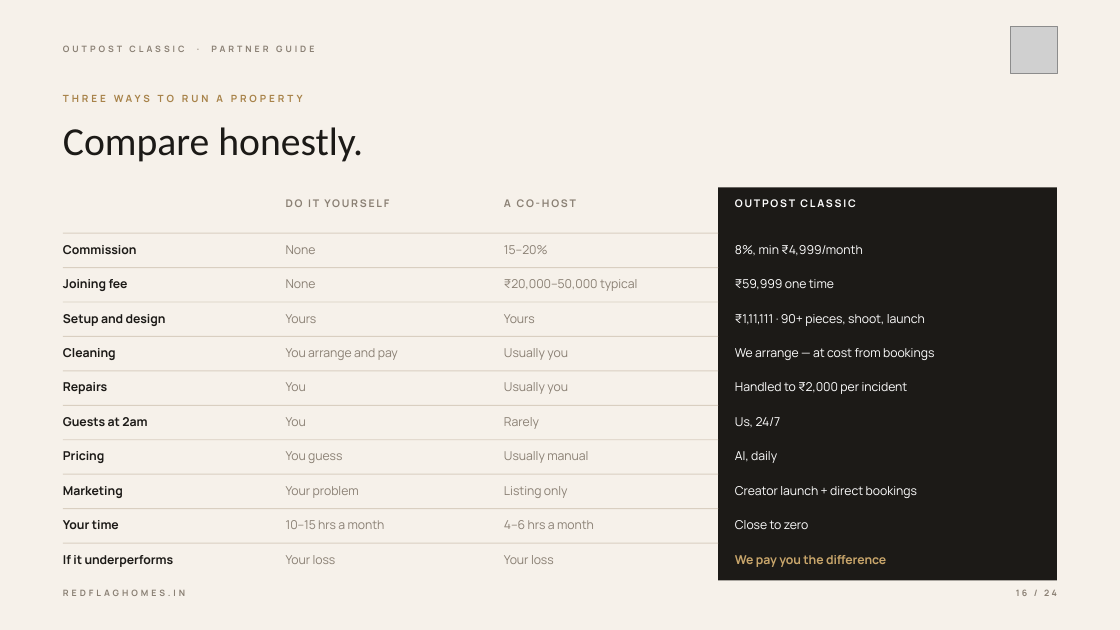
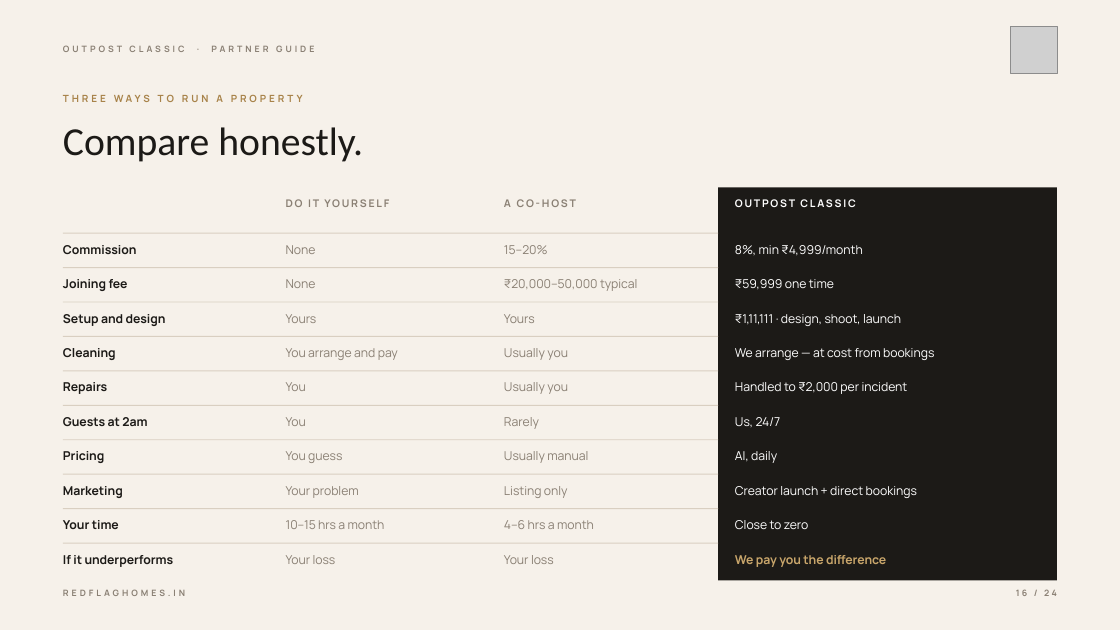
Before and after one commit to priyanshu777-hue/Red-Flag-Home-, a slide deck: slide 16 of ppt_tasks/outpost-classic-partner-guide/output/Outpost_Classic_Partner_Guide.pptx. Drawn at 1120x630 pixels with LibreOffice and Linux fonts; fonts in the diff are those of the drawing; grey boxes stand for pictures. Boxes give left, top, right and bottom in pixels: in the first picture for what was removed or moved away, otherwise in the second. Text is boxed around its words. In the diff, an @@ line names an element or a change of style, - is before the commit and + after.

```diff
--- a/ppt_tasks/outpost-classic-partner-guide/output/Outpost_Classic_Partner_Guide.pptx
+++ b/ppt_tasks/outpost-classic-partner-guide/output/Outpost_Classic_Partner_Guide.pptx
@@ text at [735,314,901,326]: text changed @@
-₹1,11,111 · 90+ pieces, shoot, launch
+₹1,11,111 · design, shoot, launch
```
Also in this commit, not shown: 5 other slides changed, 9 other files.
